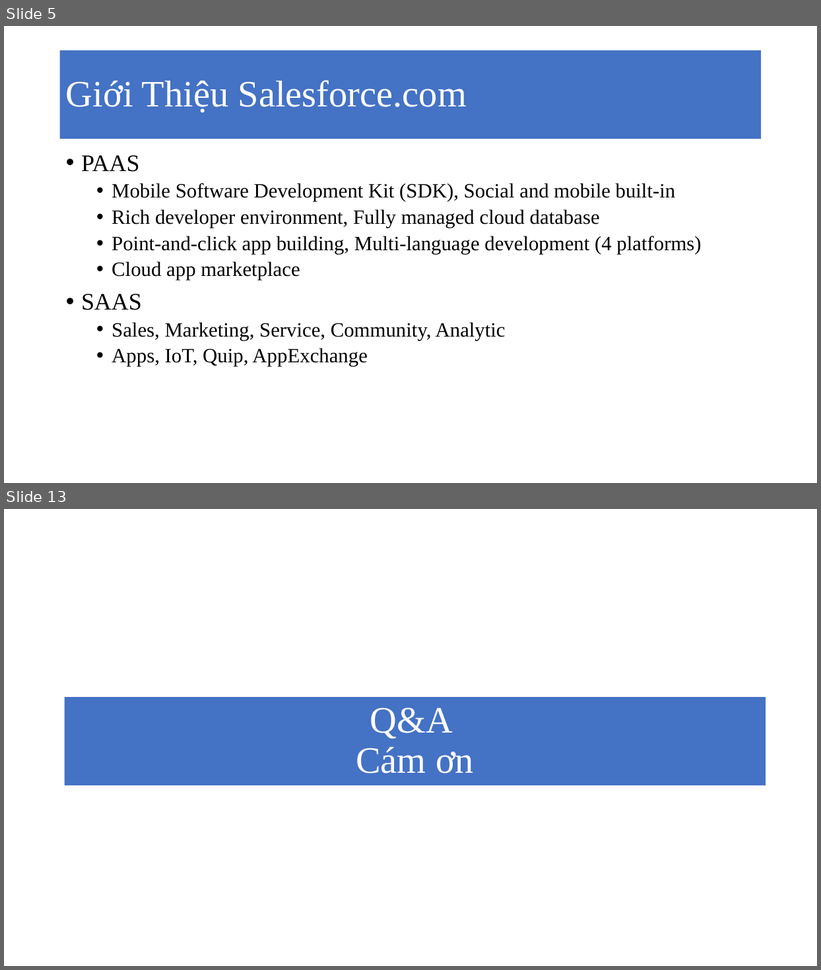
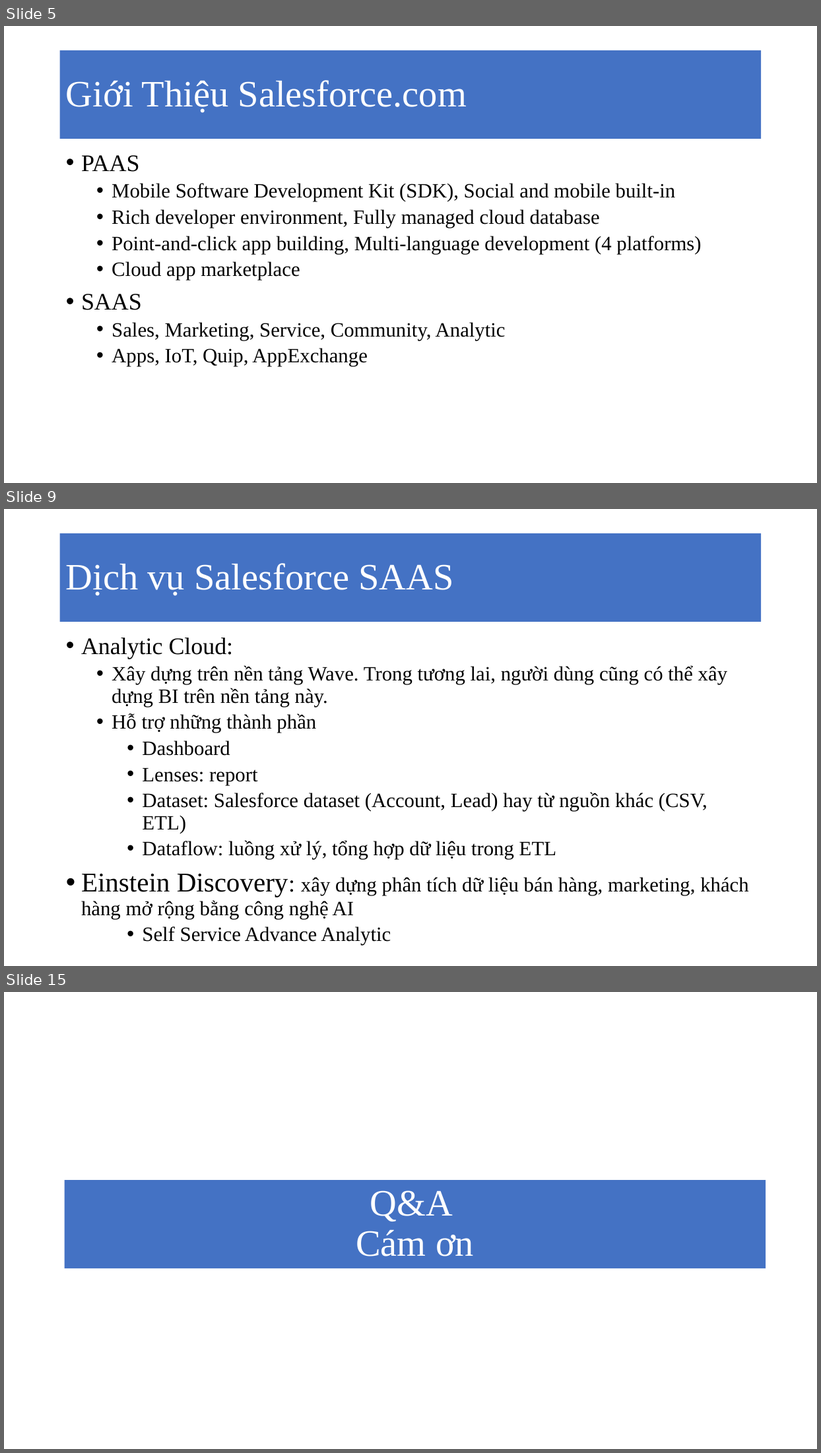
Before and after one commit to MaiBui/graduate-class, a slide deck: cloud_computing/Salesforce.pptx. Shown one above the other, each under a label of ours: slides 5 and 13 before the commit, slides 5, 9 and 15 after it; the slides between them are not shown. The pictures are 821x970 and 821x1453 pixels, drawn with LibreOffice and Linux fonts; fonts in the diff are those of the drawing. Boxes give left, top, right and bottom in pixels: in the first picture for what was removed or moved away, otherwise in the second. Text is boxed around its words. In the diff, an @@ line names an element or a change of style, - is before the commit and + after.

```diff
--- a/cloud_computing/Salesforce.pptx
+++ b/cloud_computing/Salesforce.pptx
@@ slide 9 added at [4, 509, 817, 966], background #FFFFFF @@
@@ title added at [60, 533, 762, 622], fill #4472C4, 44 pt, text #FFFFFF @@
+Dịch vụ Salesforce SAAS
@@ text added at [81, 638, 749, 945], 24 pt, text #000000 @@
+• Analytic Cloud:
+  • Xây dựng trên nền tảng Wave. Trong tương lai, người dùng cũng có thể xây dựng BI trên nền tảng này.
+  • Hỗ trợ những thành phần
+    • Dashboard
+    • Lenses: report
+    • Dataset: Salesforce dataset (Account, Lead) hay từ nguồn khác (CSV, ETL)
+    • Dataflow: luồng xử lý, tổng hợp dữ liệu trong ETL
+• Einstein Discovery: xây dựng phân tích dữ liệu bán hàng, marketing, khách hàng mở rộng bằng công nghệ AI
+    • Self Service Advance Analytic
@@ what was slide 13 is now slide 15 @@
```
Also in this commit, not shown: 8 slides changed, 2 other slides added, 1 slide removed.
